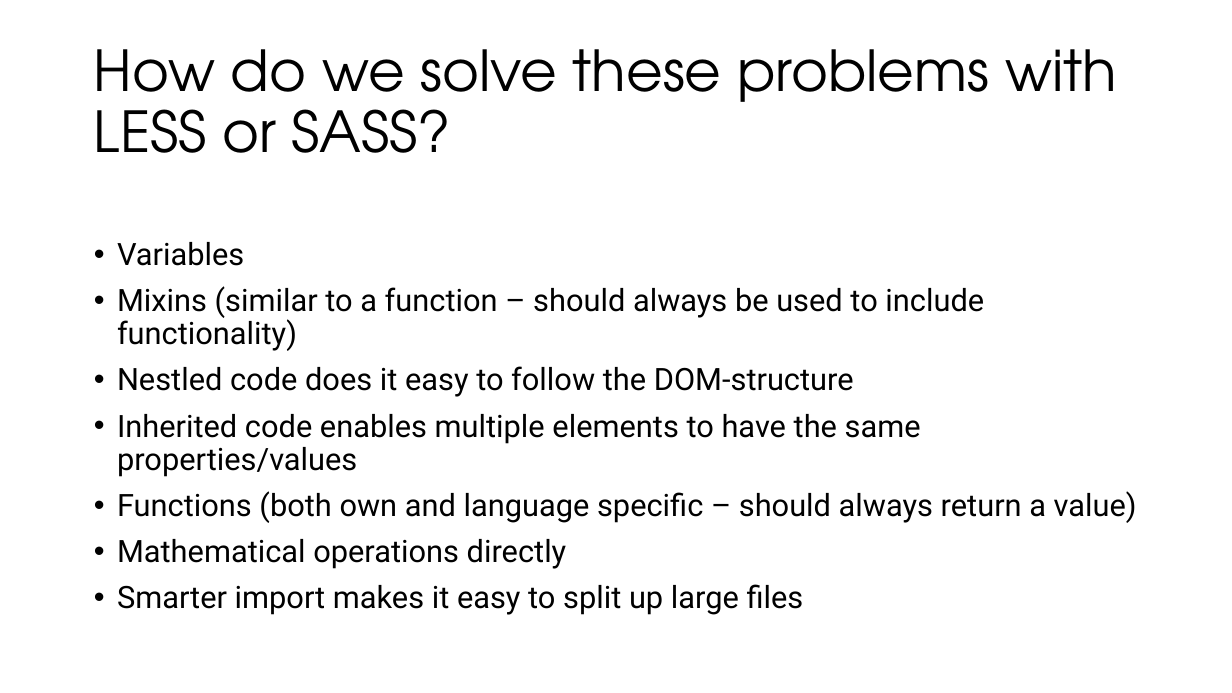
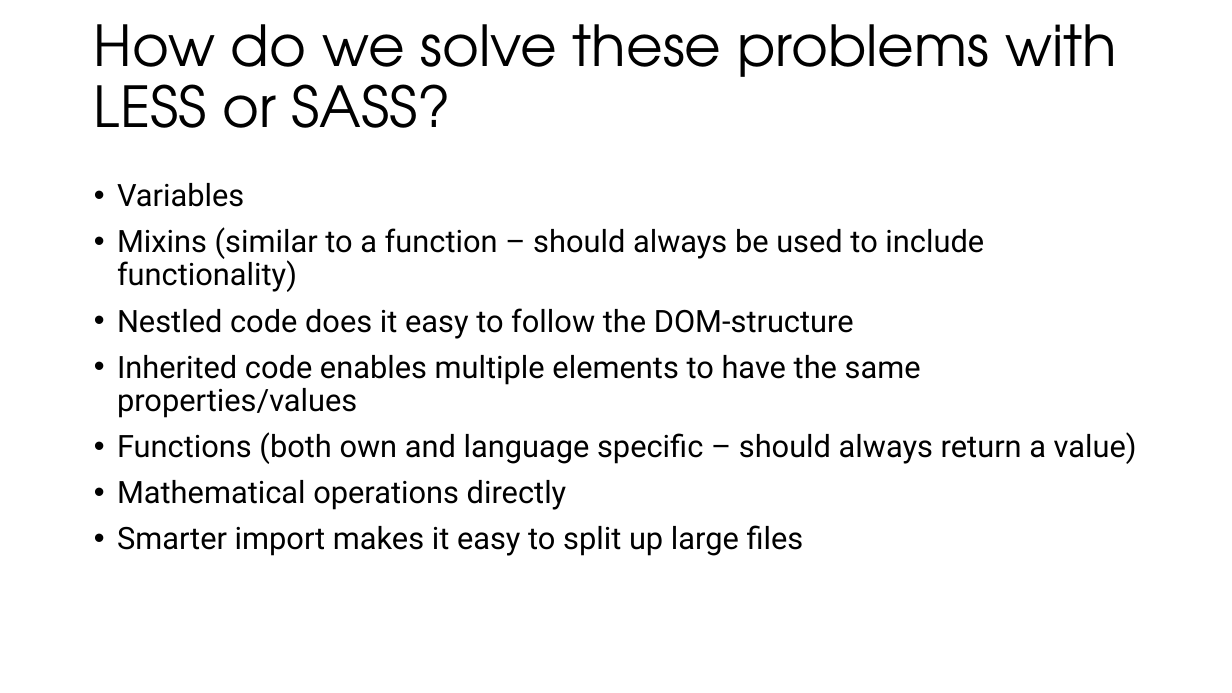
Before and after one commit to stiltet/SASS-Code-Example-Demo, a slide deck: slide 7 of Presentation.pptx. Drawn at 1232x693 pixels with LibreOffice and Linux fonts; fonts in the diff are those of the drawing. Boxes give left, top, right and bottom in pixels: in the first picture for what was removed or moved away, otherwise in the second. Text is boxed around its words. In the diff, an @@ line names an element or a change of style, - is before the commit and + after.

```diff
--- a/Presentation.pptx
+++ b/Presentation.pptx
@@ title "How do we solve these ...": place and size @@
-title "How do we solve these ..." at (94,49,1117,153)
+title "How do we solve these ..." at (94,24,1117,128)
@@ text "Variables": place and size @@
-text "Variables" at (117,242,1137,615)
+text "Variables" at (117,183,1137,556)
```
Also in this commit, not shown: 15 other slides changed, 1 other file.
